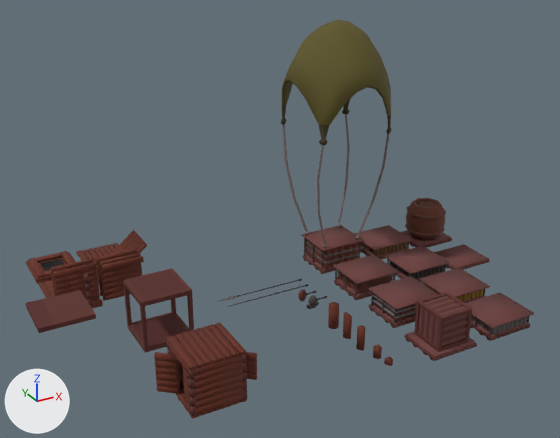
One commit to the Blender file blender/gameObject/survival build.blend: the scene before it, then after it.
Camera for both pictures: a camera (50 mm lens) standing at (-47.1, -59.5, 30.2) and looking at (-21.0, -12.0, 6.5). Every picture has the same lights, and +X, +Y and +Z are marked at lower left.

The scene before the commit, as lines of its bpy script (objects in view):
```python
ob_0_barrel_supply = bpy.data.objects.new('0_barrel_supply', me_a8_set_part_0)
ob_0_barrel_supply.location = (-4.64, -9.57, 1.08)
ob_0_barrel_supply.scale = (0.121, 0.121, 0.121)
ob_ceiling = bpy.data.objects.new('ceiling', me_d3_set_part_0)
ob_ceiling.location = (-31.29, -21.4, 3.78)
ob_door_001 = bpy.data.objects.new('door.001', me_c1_set_part_0_001)
ob_door_001.location = (-33.09, -20.72, 1.79)
ob_door_001.rotation_euler = (0.0, 0.0, -0.696)  # degrees (0, 0, -40)
ob_wall_002 = bpy.data.objects.new('wall.002', me_c3_set_part_0_003)
ob_wall_002.location = (-31.37, -19.69, 2.02)
ob_wall_003 = bpy.data.objects.new('wall.003', me_c3_set_part_0_004)
ob_wall_003.location = (-31.37, -23.14, 2.02)
ob_window_001 = bpy.data.objects.new('window.001', me_d8_set_part_0_001)
ob_window_001.location = (-29.64, -22.08, 2.26)
ob_window_001.rotation_euler = (0.0115, 0.0, -0.76)  # degrees (0.7, 0, -44)
ob_wood_3 = bpy.data.objects.new('wood_3', me_a3_set_part_0)
ob_wood_3.location = (-19.23, -20.87, 0.29)
ob_wood_3.scale = (0.155, 0.155, 0.155)
ob_wood_4 = bpy.data.objects.new('wood_4', me_a4_set_part_0)
ob_wood_4.location = (-19.23, -22.88, 0.29)
ob_wood_4.scale = (0.155, 0.155, 0.155)
ob_wood_5 = bpy.data.objects.new('wood_5', me_a5_set_part_0)
ob_wood_5.location = (-19.23, -24.19, 0.29)
ob_wood_5.scale = (0.155, 0.155, 0.155)
# also in view: 'default_zemin' at (-31.4, -13.0, 0.2); '0_gold_supply' at (-9.4, -19.2, 0.7); 'freespace' at (-4.7, -14.4, 0.3); 'wall.001' at (-32.1, -6.9, 2.0); '1_half_wood_supply' at (-14.4, -19.2, 1.0)
```
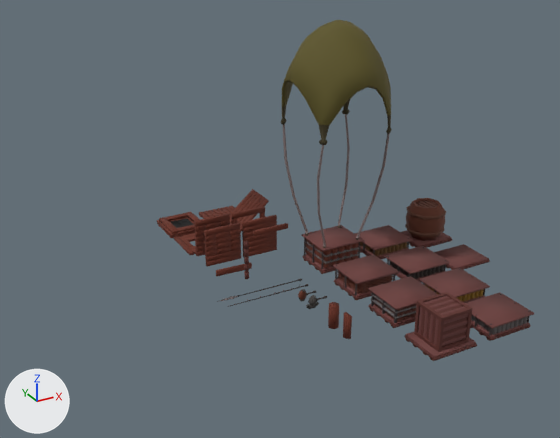
Changed parts and their boxes [x1, y1, x2, y2] in the pictures (560 x 438 px):
'ceiling', deleted (brown): before [167, 322, 246, 370]
'wall.003', deleted (brown): before [194, 354, 243, 414]
'wall.001', moved: before [99, 253, 142, 301]; after [242, 215, 277, 257]
'default_zemin.002', deleted (brown): before [25, 290, 96, 333]
'window_wall.003', moved: before [53, 263, 100, 302]; after [204, 223, 241, 267]
'default_zemin.001', hidden (brown): before [123, 268, 192, 307]
'crop', moved: before [26, 251, 76, 284]; after [157, 212, 200, 238]
'default_zemin', hidden (brown): before [127, 312, 189, 353]
'stairs_big', moved: before [97, 230, 147, 283]; after [230, 189, 269, 231]
'door.001', deleted (red): before [154, 352, 178, 394]
'door_wall', moved: before [51, 258, 94, 296]; after [194, 214, 230, 256]
'ground', moved: before [76, 243, 119, 265]; after [198, 206, 235, 219]
'window', moved: before [67, 272, 86, 295]; after [216, 231, 231, 254]
'balcony_wall', moved: before [96, 249, 137, 296]; after [231, 206, 265, 224]
'hole_ground.002', moved: before [38, 280, 54, 298]; after [174, 233, 196, 255]
'wall_support', moved: before [102, 256, 144, 271]; after [253, 223, 288, 236]
'door_wall.001', deleted (brown): before [168, 343, 191, 412]
'destek', moved: before [84, 274, 92, 308]; after [244, 241, 249, 279]
'ground.001', deleted: before [176, 382, 247, 418]
'window.001', deleted: before [246, 352, 257, 380]
'building piece', moved: before [92, 299, 103, 309]; after [216, 262, 252, 276]
'destek.003', deleted: before [188, 368, 196, 416]
'stick.003', hidden: before [140, 306, 148, 348]
'wood_3', deleted: before [356, 325, 365, 351]
'destek.002', deleted: before [242, 353, 247, 399]
'stick', hidden: before [187, 294, 194, 331]
'stick.002', hidden: before [124, 285, 132, 326]
'wood_4', deleted: before [373, 344, 382, 359]
'door', moved (not visible before): after [206, 221, 221, 230]
'stick.001', hidden: before [171, 299, 176, 314]
'wall.002', deleted: before [178, 361, 183, 383]
'wood_5', deleted: before [384, 357, 393, 366]

What changed in the scene script:
```text
Remove ob_wood_3:
    ob_wood_3 = bpy.data.objects.new('wood_3', me_a3_set_part_0)
Remove ob_wood_4:
    ob_wood_4 = bpy.data.objects.new('wood_4', me_a4_set_part_0)
Remove ob_wood_5:
    ob_wood_5 = bpy.data.objects.new('wood_5', me_a5_set_part_0)
Change ob_default_zemin:
    add ob_default_zemin.hide_set(True)
Change ob_stick:
    ob_stick.location: (-29.64, -14.71, 2.02) -> (-29.64, -14.71, 2.36)
    add ob_stick.hide_set(True)
Change ob_destek:
    ob_destek.location: (-35.17, -8.45, 2.02) -> (-22.4, -9.0, 2.02)
Change ob_window:
    ob_window.location: (-35.59, -6.92, 2.26) -> (-22.82, -5.45, 2.26)
Change ob_door:
    ob_door.location: (-35.58, -6.21, 1.83) -> (-22.81, -3.36, 1.83)
Change ob_balcony_wall:
    ob_balcony_wall.location: (-32.12, -6.16, 1.76) -> (-19.35, -3.31, 1.76)
Change ob_door_wall:
    ob_door_wall.location: (-35.59, -6.21, 1.95) -> (-22.82, -3.36, 1.95)
Change ob_crop:
    ob_crop.location: (-35.67, 0.65, 0.26) -> (-22.9, 3.49, 0.26)
Change ob_building_piece:
    ob_building_piece.location: (-35.6, -7.6, 0.61) -> (-22.82, -7.49, 0.61)
Change ob_stairs_big:
    ob_stairs_big.location: (-33.09, -4.02, 2.02) -> (-20.32, -0.58, 2.02)
Remove ob_ceiling:
    ob_ceiling = bpy.data.objects.new('ceiling', me_d3_set_part_0)
Change ob_ground:
    ob_ground.location: (-31.32, 0.73, 0.18) -> (-18.55, 3.57, 0.18)
Change ob_wall_support:
    ob_wall_support.location: (-32.12, -7.57, 3.46) -> (-19.35, -7.46, 3.46)
Change ob_window_wall_003:
    ob_window_wall_003.location: (-35.59, -6.92, 2.11) -> (-22.82, -5.45, 2.11)
Change ob_hole_ground_002:
    ob_hole_ground_002.location: (-35.57, -3.49, 0.27) -> (-22.8, -0.65, 0.27)
Change ob_wall_001:
    ob_wall_001.location: (-32.12, -6.92, 2.02) -> (-19.35, -5.45, 2.02)
Change ob_stick_001:
    ob_stick_001.location: (-29.64, -11.25, 2.02) -> (-29.64, -11.25, 2.36)
    add ob_stick_001.hide_set(True)
Change ob_stick_003:
    ob_stick_003.location: (-33.09, -14.71, 2.02) -> (-33.09, -14.71, 2.36)
    add ob_stick_003.hide_set(True)
Change ob_stick_002:
    ob_stick_002.location: (-33.09, -11.25, 2.02) -> (-33.09, -11.25, 2.36)
    add ob_stick_002.hide_set(True)
Change ob_default_zemin_001:
    ob_default_zemin_001.location: (-31.37, -12.98, 3.84) -> (-31.37, -12.98, 4.47)
    add ob_default_zemin_001.hide_set(True)
Remove ob_wall_002:
    ob_wall_002 = bpy.data.objects.new('wall.002', me_c3_set_part_0_003)
Remove ob_wall_003:
    ob_wall_003 = bpy.data.objects.new('wall.003', me_c3_set_part_0_004)
Remove ob_window_001:
    ob_window_001 = bpy.data.objects.new('window.001', me_d8_set_part_0_001)
Remove ob_door_001:
    ob_door_001 = bpy.data.objects.new('door.001', me_c1_set_part_0_001)
Remove ob_door_wall_001:
    ob_door_wall_001 = bpy.data.objects.new('door_wall.001', me_c4_set_part_0_001)
Remove ob_destek_002:
    ob_destek_002 = bpy.data.objects.new('destek.002', me_cube_008)
Remove ob_destek_003:
    ob_destek_003 = bpy.data.objects.new('destek.003', me_cube_009)
Remove ob_ground_001:
    ob_ground_001 = bpy.data.objects.new('ground.001', me_d5_set_part_0_001)
Remove ob_default_zemin_002:
    ob_default_zemin_002 = bpy.data.objects.new('default_zemin.002', me_cube_012)
```
